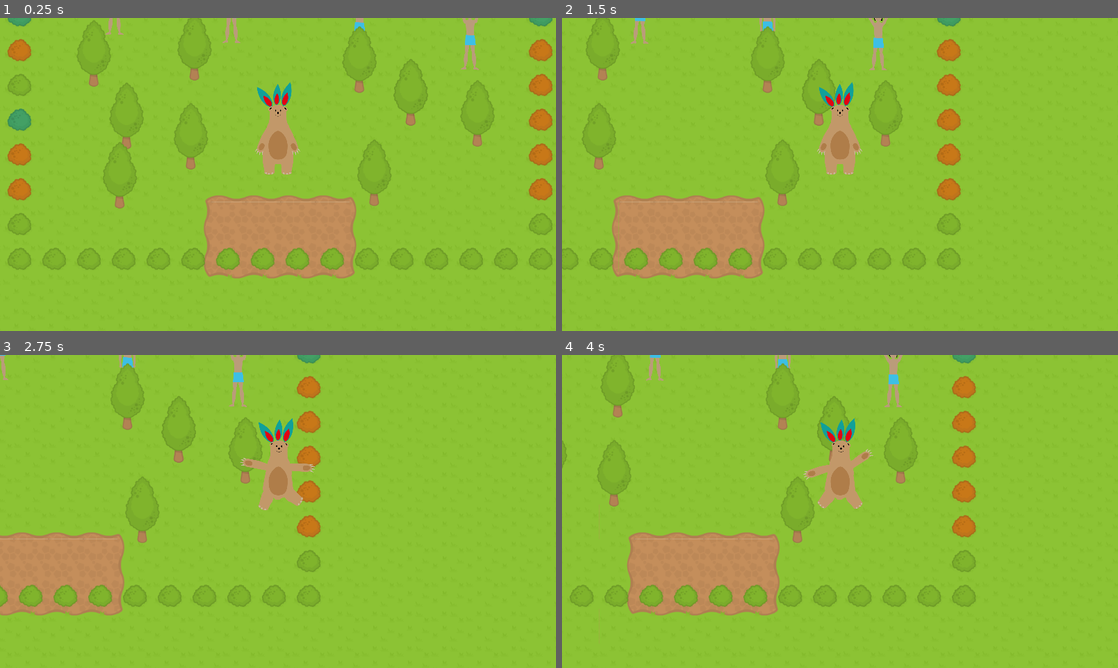
Above: before the commit, frames 1-4 (two rows, left to right).
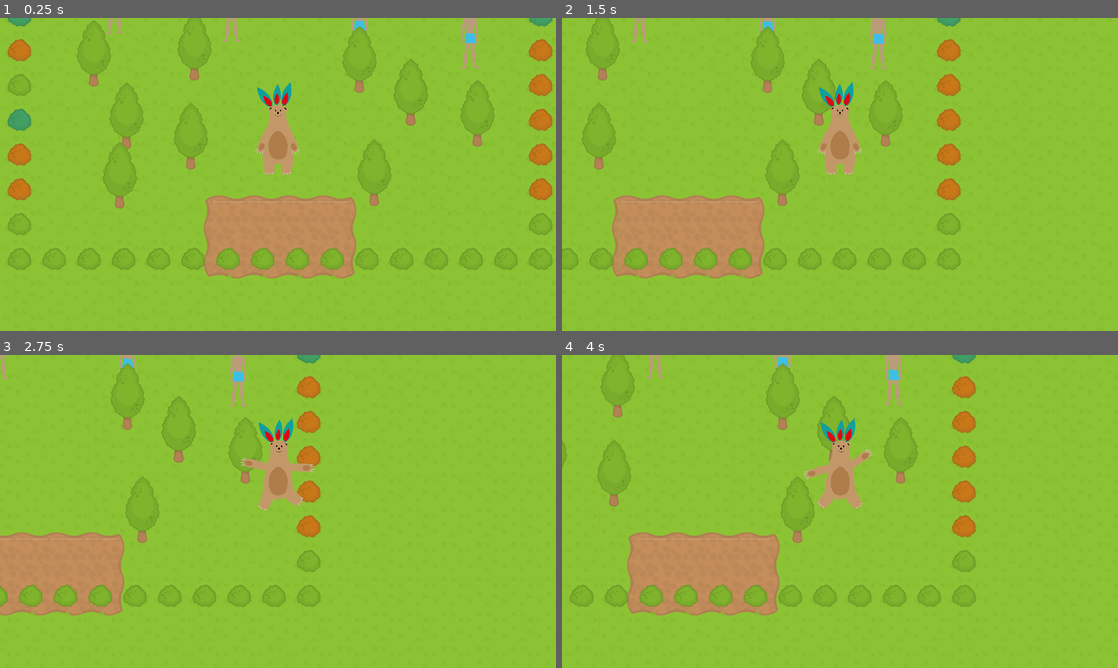
Above: after the commit, the same moments.

Repository: lendroit/welcome_thomas
Game: Godot game, scene res://World.tscn
Two runs of this game, one before a commit and one after it. Both use one fixed random seed, a clock stepped at 60 frames per second and the inputs below.
Inputs (mouse positions are in pixels of both pictures, inside the frame that each line leads up to):
- Up to frame 1 (0.25 s): no input
- Up to frame 2 (1.5 s): tap Enter (ui_accept) at 0.5, 0.77 s; move the mouse to (962, 158) at 0.52 s; hold Right (ui_right) 0.53-1.25 s; click (962, 158) at 0.67 s; drag from (728, 190) to (689, 249) at 1.27 s
- Up to frame 3 (2.75 s): move the mouse to (333, 442) at 2.02 s; hold Right (ui_right) from 2.03 s (still down)
- Up to frame 4 (4 s): release Right (ui_right) at 2.75 s; drag from (812, 574) to (673, 464) at 2.77 s; move the mouse to (1006, 558) at 3.52 s; hold Left (ui_left) from 3.53 s (still down); tap Enter (ui_accept) at 3.77 s

The runs differ from the first frame. In frame 1, 0.2% of the frame differs, in the area x 19-87%, y 0-17%; in frame 2, 0.2%; in frame 3, 0.1%; in frame 4, 0.3%, in the area x 15-62%, y 0-17%.

Commit message:
feature: animate mayans running

Diff:
--- a/Mayan/GenericMayan.gd
+++ b/Mayan/GenericMayan.gd
@@ -2,8 +2,6 @@
 class_name GenericMayan
 
 onready var animation_player = $AnimationPlayer as AnimationPlayer
-
-const AVAILABLE_IDLE_ANIMATIONS = ["MayanIdle", "MayanIdlePraying"]
 
 var initial_position := Vector2.ZERO;
 var collision_count = 0
@@ -28,10 +26,7 @@
 
 	# Initialize randomly delayed animation for each Mayan
 	yield(get_tree().create_timer(rand_range(0, 1)), "timeout")
-
-	# Initialize randomly picked animation for each mayan
-	var rand_animation_index: int = randi() % AVAILABLE_IDLE_ANIMATIONS.size()
-	animation_player.play(AVAILABLE_IDLE_ANIMATIONS[rand_animation_index])
+	animation_player.play("MayanIdle")
 
 func _integrate_forces(state):
 	_get_distance_to_initial_position(state)
@@ -43,6 +38,14 @@
 		_go_back_to_original_position_force(state)
 	else:
 		_run_after_player(state)
+
+	var is_moving = self.linear_velocity.length() > 2
+
+	if is_moving:
+		animation_player.play("MayanWalking")
+	else:
+		# TODO this breaks the random initial delay
+		animation_player.play("MayanIdle")
 
 
 func _get_distance_to_initial_position(state):
--- a/Mayan/Mayan.tscn
+++ b/Mayan/Mayan.tscn
@@ -264,6 +264,131 @@
 "values": [ 0.0 ]
 }
 
+[sub_resource type="Animation" id=5]
+resource_name = "MayanWalking"
+length = 1.5
+loop = true
+tracks/0/type = "value"
+tracks/0/path = NodePath("Sprites/LegR:position")
+tracks/0/interp = 1
+tracks/0/loop_wrap = true
+tracks/0/imported = false
+tracks/0/enabled = true
+tracks/0/keys = {
+"times": PoolRealArray( 0 ),
+"transitions": PoolRealArray( 1 ),
+"update": 0,
+"values": [ Vector2( 1.58029, -70.6538 ) ]
+}
+tracks/1/type = "value"
+tracks/1/path = NodePath("Sprites/LegR:rotation_degrees")
+tracks/1/interp = 1
+tracks/1/loop_wrap = true
+tracks/1/imported = false
+tracks/1/enabled = true
+tracks/1/keys = {
+"times": PoolRealArray( 0, 0.4, 0.8, 1.2 ),
+"transitions": PoolRealArray( 1, 1, 1, 1 ),
+"update": 0,
+"values": [ 0.0, -25.0532, -4.25643, -21.4674 ]
+}
+tracks/2/type = "value"
+tracks/2/path = NodePath("Sprites/ArmR:position")
+tracks/2/interp = 1
+tracks/2/loop_wrap = true
+tracks/2/imported = false
+tracks/2/enabled = true
+tracks/2/keys = {
+"times": PoolRealArray( 0, 0.4, 1 ),
+"transitions": PoolRealArray( 1, 1, 1 ),
+"update": 0,
+"values": [ Vector2( -56.6599, -225.465 ), Vector2( -43.6664, -236.928 ), Vector2( -39.954, -240.203 ) ]
+}
+tracks/3/type = "value"
+tracks/3/path = NodePath("Sprites/ArmR:rotation_degrees")
+tracks/3/interp = 1
+tracks/3/loop_wrap = true
+tracks/3/imported = false
+tracks/3/enabled = true
+tracks/3/keys = {
+"times": PoolRealArray( 0, 0.4, 1 ),
+"transitions": PoolRealArray( 1, 1, 1 ),
+"update": 0,
+"values": [ 159.796, 101.238, 135.355 ]
+}
+tracks/4/type = "value"
+tracks/4/path = NodePath("Sprites/Body:position")
+tracks/4/interp = 1
+tracks/4/loop_wrap = true
+tracks/4/imported = false
+tracks/4/enabled = true
+tracks/4/keys = {
+"times": PoolRealArray( 0, 0.3, 0.9 ),
+"transitions": PoolRealArray( 1, 1, 1 ),
+"update": 0,
+"values": [ Vector2( -16.7658, -162.374 ), Vector2( -16.7658, -170.209 ), Vector2( -7.0285, -170.222 ) ]
+}
+tracks/5/type = "value"
+tracks/5/path = NodePath("Sprites/Body:rotation_degrees")
+tracks/5/interp = 1
+tracks/5/loop_wrap = true
+tracks/5/imported = false
+tracks/5/enabled = true
+tracks/5/keys = {
+"times": PoolRealArray( 0, 0.9 ),
+"transitions": PoolRealArray( 1, 1 ),
+"update": 0,
+"values": [ 0.0, 4.60855 ]
+}
+tracks/6/type = "value"
+tracks/6/path = NodePath("Sprites/ArmL:position")
+tracks/6/interp = 1
+tracks/6/loop_wrap = true
+tracks/6/imported = false
+tracks/6/enabled = true
+tracks/6/keys = {
+"times": PoolRealArray( 0, 0.6, 1 ),
+"transitions": PoolRealArray( 1, 1, 1 ),
+"update": 0,
+"values": [ Vector2( 7.66492, -223.158 ), Vector2( 22.7026, -238.061 ), Vector2( 28.005, -228.06 ) ]
+}
+tracks/7/type = "value"
+tracks/7/path = NodePath("Sprites/ArmL:rotation_degrees")
+tracks/7/interp = 1
+tracks/7/loop_wrap = true
+tracks/7/imported = false
+tracks/7/enabled = true
+tracks/7/keys = {
+"times": PoolRealArray( 0, 0.6 ),
+"transitions": PoolRealArray( 1, 1 ),
+"update": 0,
+"values": [ 197.999, 255.91 ]
+}
+tracks/8/type = "value"
+tracks/8/path = NodePath("Sprites/LegL:position")
+tracks/8/interp = 1
+tracks/8/loop_wrap = true
+tracks/8/imported = false
+tracks/8/enabled = true
+tracks/8/keys = {
+"times": PoolRealArray( 0 ),
+"transitions": PoolRealArray( 1 ),
+"update": 0,
+"values": [ Vector2( -40.7243, -70.5122 ) ]
+}
+tracks/9/type = "value"
+tracks/9/path = NodePath("Sprites/LegL:rotation_degrees")
+tracks/9/interp = 1
+tracks/9/loop_wrap = true
+tracks/9/imported = false
+tracks/9/enabled = true
+tracks/9/keys = {
+"times": PoolRealArray( 0, 0.3, 0.6, 0.9 ),
+"transitions": PoolRealArray( 1, 1, 1, 1 ),
+"update": 0,
+"values": [ 0.0, 2.10005, 12.7123, 32.026 ]
+}
+
 [node name="Mayan" type="RigidBody2D"]
 position = Vector2( -0.236603, -0.236618 )
 collision_layer = 5
@@ -277,47 +402,43 @@
 scale = Vector2( 0.228184, 0.232061 )
 
 [node name="LegR" type="Node2D" parent="Sprites"]
-position = Vector2( -0.226225, -55.7492 )
-scale = Vector2( 1, 1 )
+position = Vector2( 1.58029, -70.6538 )
+rotation = -0.43388
 
 [node name="Paysan_Leg_R" type="Sprite" parent="Sprites/LegR"]
 position = Vector2( -109.778, -33.9503 )
-scale = Vector2( 1, 1 )
 texture = ExtResource( 7 )
 
 [node name="ArmL" type="Node2D" parent="Sprites"]
-position = Vector2( 14.9836, -213.052 )
-rotation = -3.01289
+position = Vector2( 17.7834, -233.186 )
+rotation = 4.13584
 
 [node name="Paysan_Arm_L" type="Sprite" parent="Sprites/ArmL"]
 position = Vector2( 91.0503, 92.1724 )
-scale = Vector2( 1, 1 )
 texture = ExtResource( 4 )
 
 [node name="ArmR" type="Node2D" parent="Sprites"]
-position = Vector2( -54.8928, -212.101 )
-rotation = 2.95267
+position = Vector2( -43.6433, -236.948 )
+rotation = 1.77063
 
 [node name="Paysan_Arm_R" type="Sprite" parent="Sprites/ArmR"]
 position = Vector2( -50.3416, 91.127 )
-scale = Vector2( 1, 1 )
 texture = ExtResource( 5 )
 
 [node name="LegL" type="Node2D" parent="Sprites"]
-position = Vector2( -40.7063, -62.5365 )
+position = Vector2( -40.7243, -70.5122 )
+rotation = 0.100692
 
 [node name="Paysan_Leg_L" type="Sprite" parent="Sprites/LegL"]
 position = Vector2( 128.799, -29.5687 )
-scale = Vector2( 1, 1 )
 texture = ExtResource( 3 )
 
 [node name="Body" type="Node2D" parent="Sprites"]
-position = Vector2( -16.7658, -144.399 )
-scale = Vector2( 1, 1 )
+position = Vector2( -15.0825, -170.211 )
+rotation = 0.0360815
 
 [node name="Paysan_Body" type="Sprite" parent="Sprites/Body"]
 position = Vector2( 25.674, 34.8208 )
-scale = Vector2( 1, 1 )
 texture = ExtResource( 6 )
 
 [node name="CollisionShape2D" type="CollisionShape2D" parent="."]
@@ -328,3 +449,4 @@
 [node name="AnimationPlayer" type="AnimationPlayer" parent="."]
 anims/MayanIdle = SubResource( 3 )
 anims/MayanIdlePraying = SubResource( 4 )
+anims/MayanWalking = SubResource( 5 )
Not shown: 1 places in Mayan/Mayan.tscn that only renumber resources
